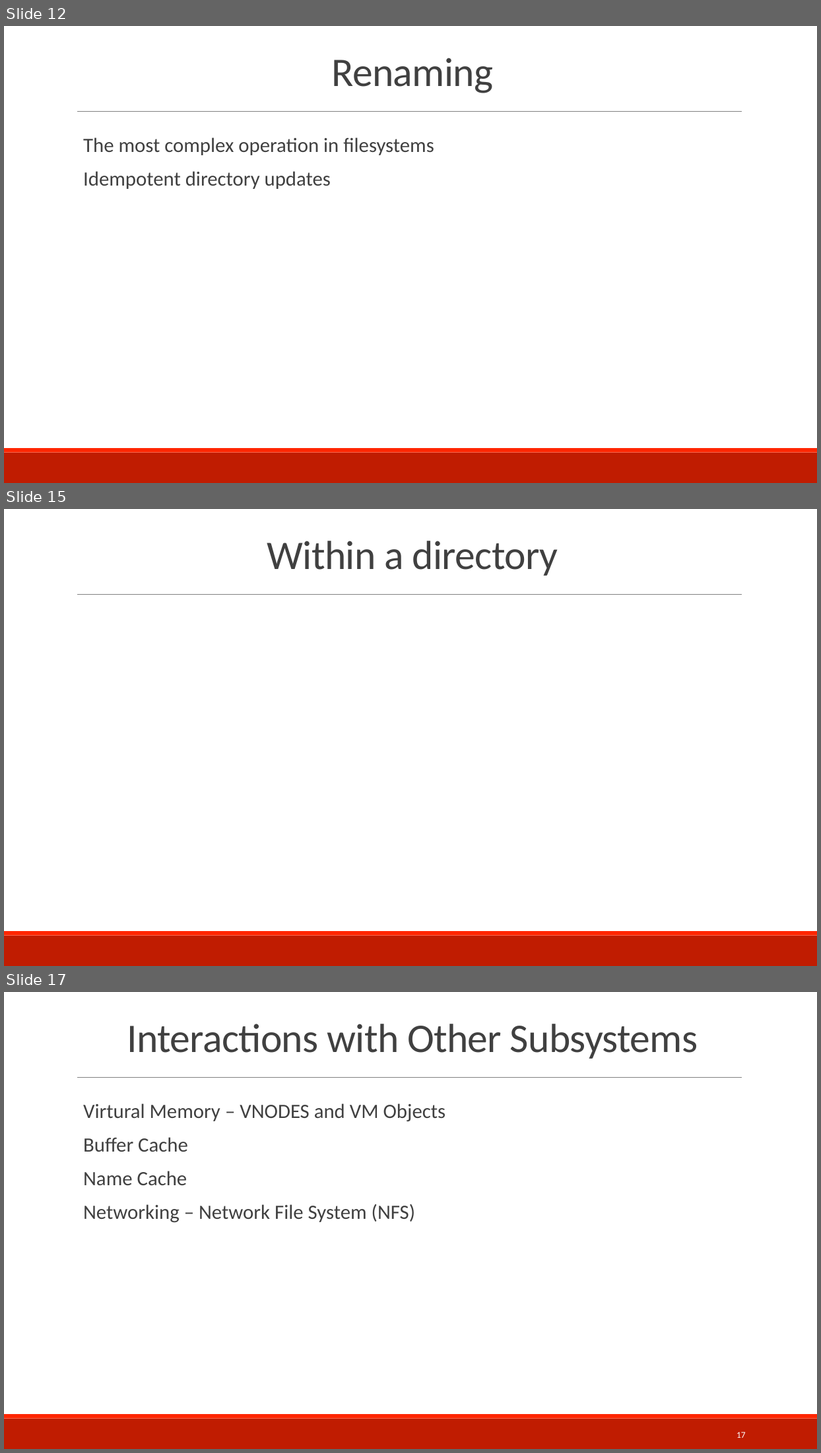
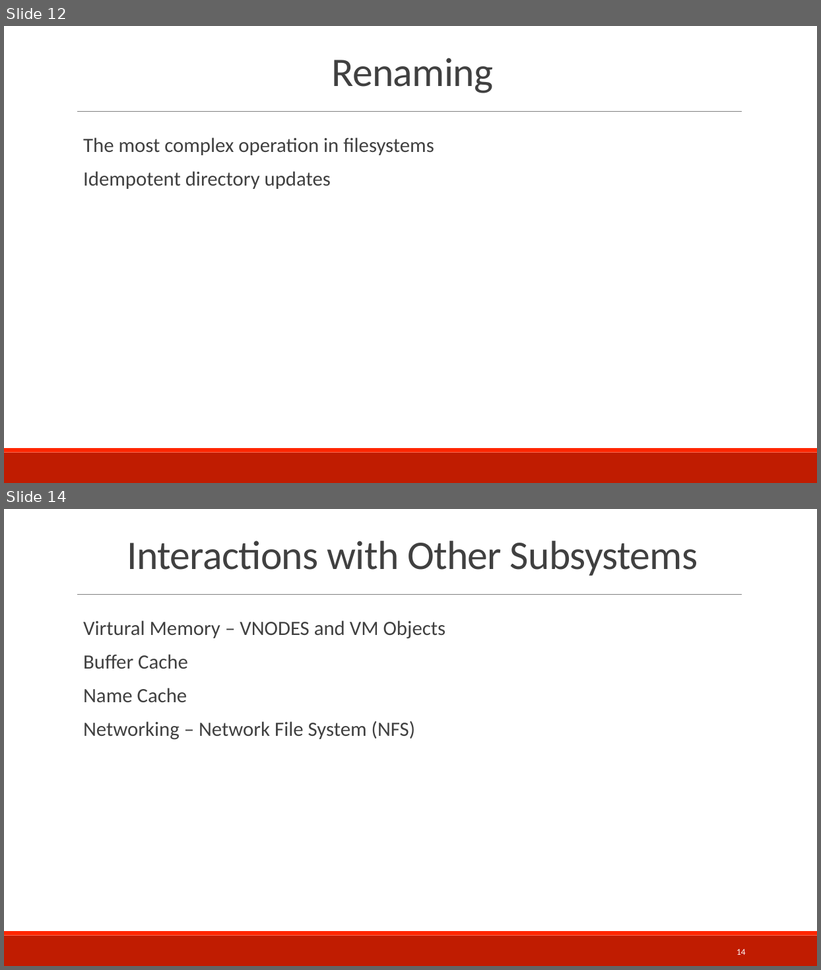
Before and after one commit to teachbsd/course, a slide deck: undergraduate/lectures/storage.pptx. Shown one above the other, each under a label of ours: slides 12, 15 and 17 before the commit, slides 12 and 14 after it; the slides between them are not shown. The pictures are 821x1453 and 821x970 pixels, drawn with LibreOffice and Linux fonts; fonts in the diff are those of the drawing; background and template pictures are left out. Boxes give left, top, right and bottom in pixels: in the first picture for what was removed or moved away, otherwise in the second. Text is boxed around its words. In the diff, an @@ line names an element or a change of style, - is before the commit and + after.

```diff
--- a/undergraduate/lectures/storage.pptx
+++ b/undergraduate/lectures/storage.pptx
@@ slide 15 removed at (x1=4, y1=509, x2=817, y2=966), background #FFFFFF; not listed: 3 template elements that a slide beside it also shows @@
@@ title removed at (x1=267, y1=541, x2=558, y2=576) @@
-Within a directory
@@ what was slide 17 is now slide 14 @@
@@ page number at (x1=737, y1=949, x2=746, y2=955): text changed @@
-17
+14
```
Also in this commit, not shown: 5 slides changed, 3 other slides removed.
